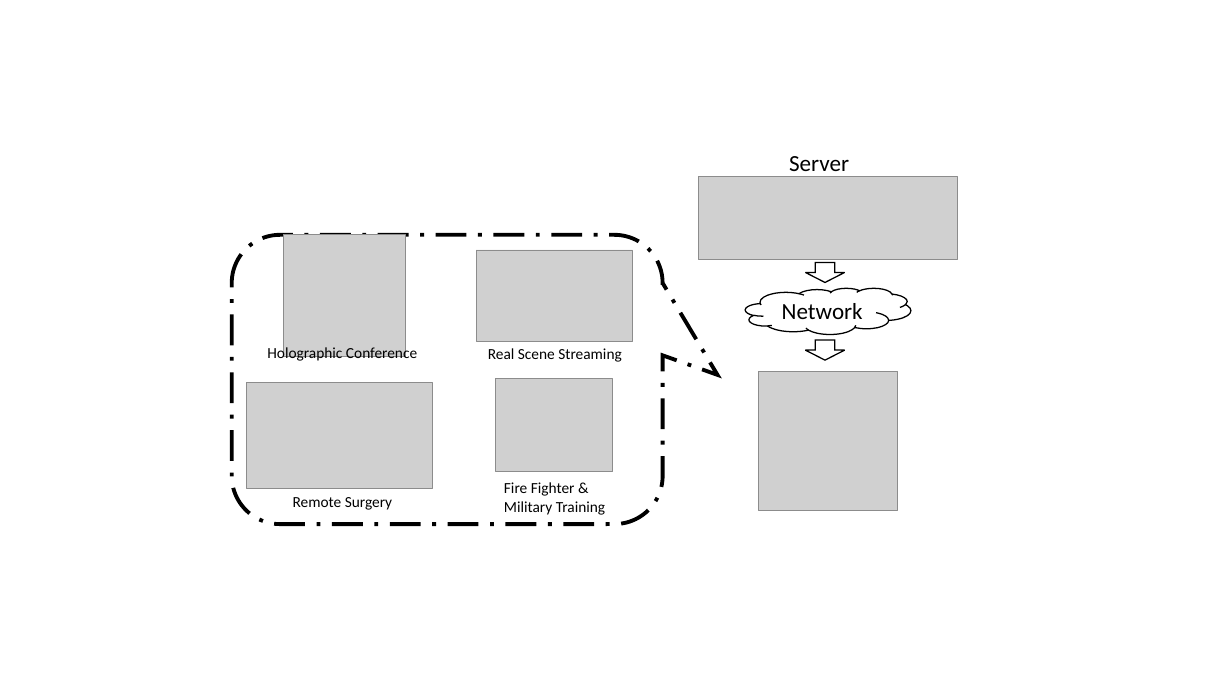
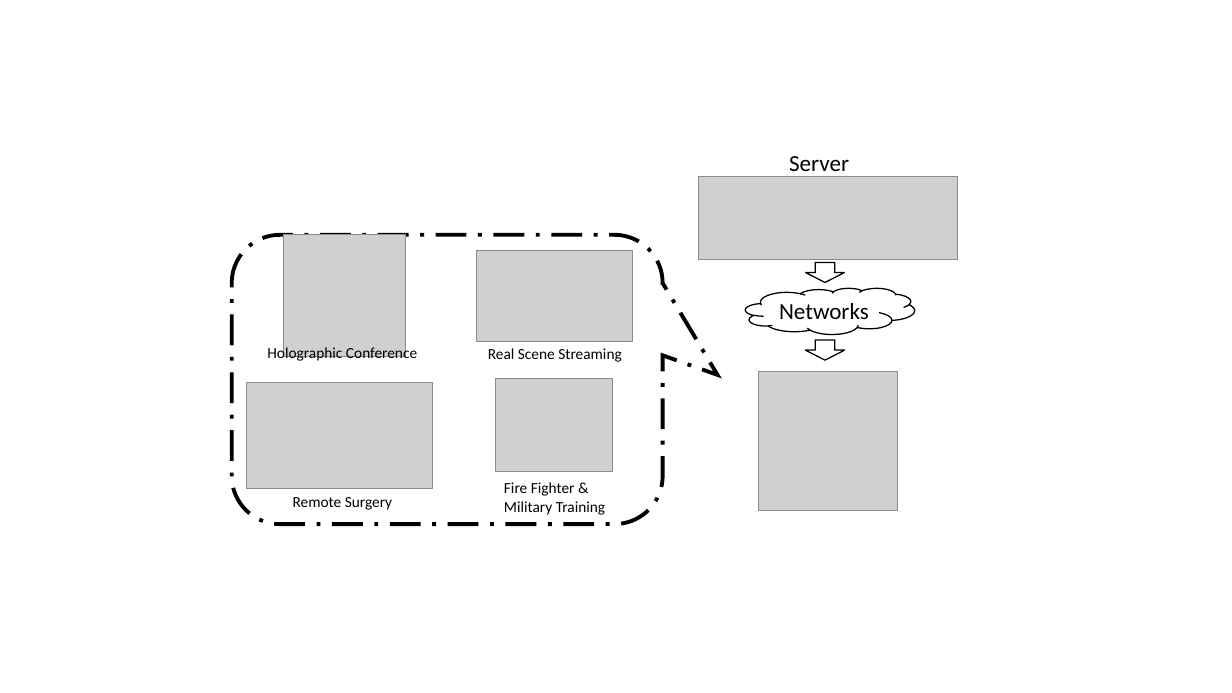
Before and after one commit to tse-hou/cv, a slide deck: slide 1 of MOST20_phd_scholarship/research_proposal/fig/usage_scenario_src.pptx. Drawn at 1232x693 pixels with LibreOffice and Linux fonts; fonts in the diff are those of the drawing; grey boxes stand for pictures. Boxes give left, top, right and bottom in pixels: in the first picture for what was removed or moved away, otherwise in the second. Text is boxed around its words. In the diff, an @@ line names an element or a change of style, - is before the commit and + after.

```diff
--- a/MOST20_phd_scholarship/research_proposal/fig/usage_scenario_src.pptx
+++ b/MOST20_phd_scholarship/research_proposal/fig/usage_scenario_src.pptx
@@ cloud "Networks": place and size @@
-cloud "Networks" at [746,288,911,335]
+cloud "Networks" at [746,288,915,335]
@@ text in cloud at [779,303,869,319]: text changed @@
-Network
+Networks
```
Also in this commit, not shown: 35 other files.
